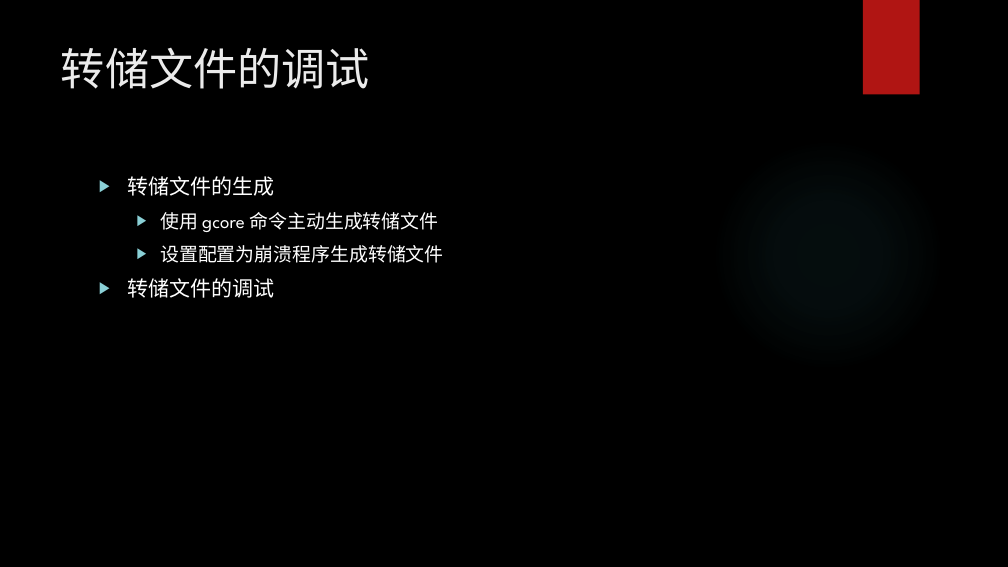
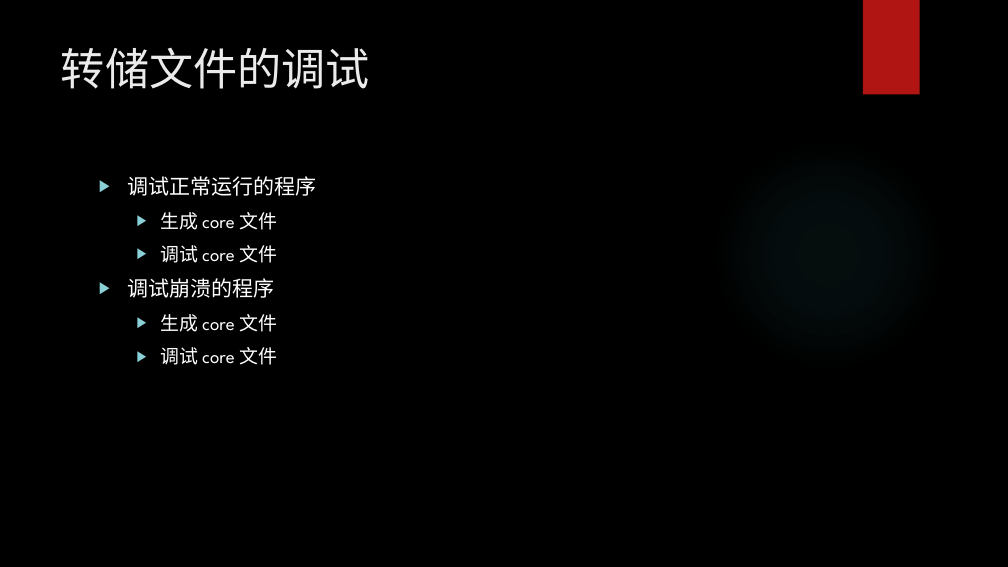
Before and after one commit to wangqinghe95/Program-Debug, a slide deck: slide 33 of ProgramDebug.pptx. Drawn at 1008x567 pixels with LibreOffice and Linux fonts; fonts in the diff are those of the drawing; background and template pictures are left out. Boxes give left, top, right and bottom in pixels: in the first picture for what was removed or moved away, otherwise in the second. Text is boxed around its words. In the diff, an @@ line names an element or a change of style, - is before the commit and + after.

Commit message:
[add] finish the PPT

```diff
--- a/ProgramDebug.pptx
+++ b/ProgramDebug.pptx
@@ text at (127, 176, 316, 365): text changed @@
-▶ 转储文件的生成
-  ▶ 使用 gcore 命令主动生成转储文件
-  ▶ 设置配置为崩溃程序生成转储文件
-▶ 转储文件的调试
+▶ 调试正常运行的程序
+  ▶ 生成 core 文件
+  ▶ 调试 core 文件
+▶ 调试崩溃的程序
+  ▶ 生成 core 文件
+  ▶ 调试 core 文件
```
Also in this commit, not shown: 7 slides added, 1 slide removed, 5 other files.
